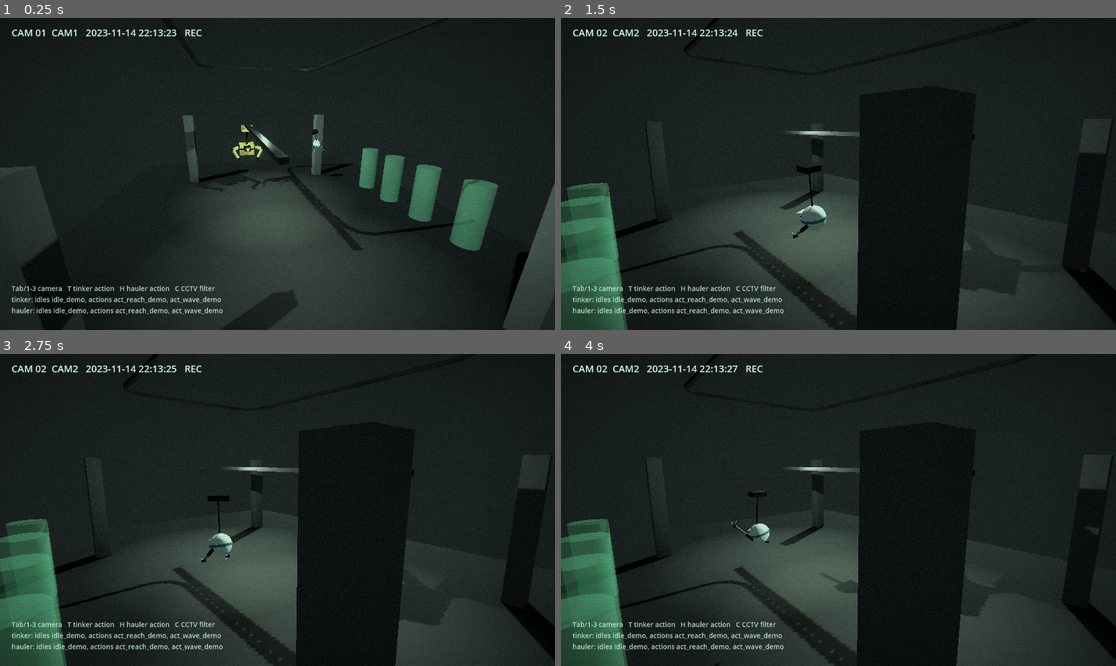
Above: before the commit, frames 1-4 (two rows, left to right).
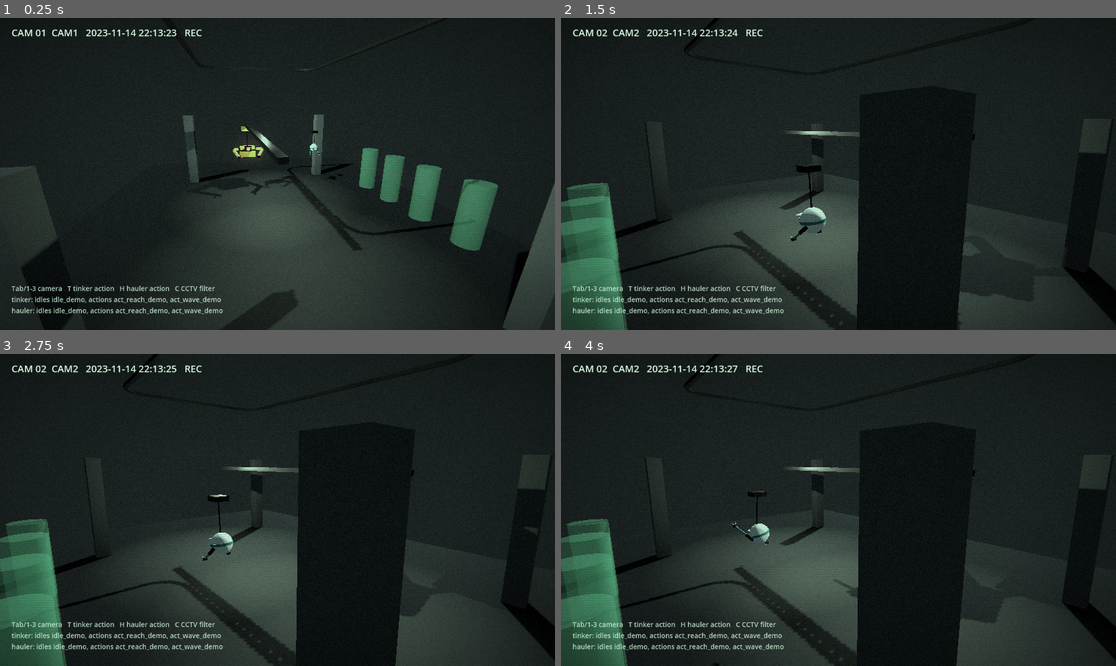
Above: after the commit, the same moments.

Repository: gonkhub/corkLabs
Game: Godot game, scene res://game/demo_facility.tscn
The game is run twice, just before and just after one commit, with the same random seed, the same clock (stepped at 60 frames per second) and the same inputs. This scene is started directly instead of the project's main scene.
Inputs (mouse positions are in pixels of both pictures, inside the frame that each line leads up to):
- Up to frame 1 (0.25 s): no input
- Up to frame 2 (1.5 s): tap Enter at 0.5 s; move the mouse to (960, 158) at 0.52 s; hold Right 0.53-1.25 s; tap Tab at 0.6 s; click (960, 158) at 0.67 s; tap Space at 0.77 s; drag from (727, 189) to (810, 236) at 1.27 s
- Up to frame 3 (2.75 s): move the mouse to (333, 441) at 2.02 s; hold Right from 2.03 s (still down); tap 2 at 2.1 s
- Up to frame 4 (4 s): release Right at 2.75 s; drag from (810, 572) to (672, 463) at 2.77 s; move the mouse to (1005, 556) at 3.52 s; hold Left from 3.53 s (still down); tap T at 3.6 s; tap Space at 3.77 s

The runs differ from the first frame. In frame 1, 0.4% of the frame differs, in the area x 35-61%, y 34-58%; in frame 2, 0.3%; in frame 3, 0.3%; in frame 4, 0.3%.

Commit message:
Flat scenes relaunch themselves with --xr-mode off when started with VR on (fixes stall at splash)
Co-Authored-By: Claude Opus 5.5 <noreply@anthropic.com>

Diff:
--- a/game/demo_director.gd
+++ b/game/demo_director.gd
@@ -31,7 +31,8 @@
 
 
 func _ready() -> void:
-	FlatScreen.disable_xr(get_viewport())
+	if FlatScreen.relaunch_if_xr(self):
+		return
 	_rng.randomize()
 	_use_camera(0)
 	hauler_rider.arrived.connect(_on_hauler_arrived)
--- a/game/demo_facility.tscn
+++ b/game/demo_facility.tscn
@@ -1,4 +1,4 @@
-[gd_scene format=3]
+[gd_scene load_steps=18 format=3 uid="uid://633fgcqhe26g"]
 
 [ext_resource type="Script" path="res://game/demo_director.gd" id="1_director"]
 [ext_resource type="Script" path="res://game/rail_rider.gd" id="2_rider"]
@@ -39,15 +39,10 @@
 [sub_resource type="StandardMaterial3D" id="Mat_pod"]
 transparency = 1
 albedo_color = Color(0.3, 0.9, 0.55, 0.35)
+roughness = 0.1
 emission_enabled = true
 emission = Color(0.2, 0.9, 0.5, 1)
 emission_energy_multiplier = 0.6
-roughness = 0.1
-
-[sub_resource type="StandardMaterial3D" id="Mat_rail"]
-albedo_color = Color(0.4, 0.41, 0.43, 1)
-metallic = 0.85
-roughness = 0.35
 
 [sub_resource type="Curve3D" id="Curve_loop"]
 _data = {
@@ -56,6 +51,11 @@
 }
 point_count = 9
 
+[sub_resource type="StandardMaterial3D" id="Mat_rail"]
+albedo_color = Color(0.4, 0.41, 0.43, 1)
+metallic = 0.85
+roughness = 0.35
+
 [sub_resource type="Curve3D" id="Curve_line"]
 _data = {
 "points": PackedVector3Array(0, 0, 0, 0, 0, 0, -4, 0, 0, 0, 0, 0, 0, 0, 0, 4, 0, 0),
@@ -68,6 +68,14 @@
 
 [sub_resource type="ShaderMaterial" id="Mat_cctv"]
 shader = ExtResource("5_cctv")
+shader_parameter/tint = Vector3(0.82, 1, 0.9)
+shader_parameter/desaturate = 0.55
+shader_parameter/scanline_strength = 0.18
+shader_parameter/scanline_count = 360.0
+shader_parameter/grain = 0.06
+shader_parameter/vignette = 0.9
+shader_parameter/fringe = 0.0015
+shader_parameter/band_strength = 0.05
 
 [node name="DemoFacility" type="Node3D"]
 script = ExtResource("1_director")
@@ -151,10 +159,16 @@
 path_node = NodePath("..")
 path_interval_type = 0
 path_interval = 0.25
+path_simplify_angle = 0.0
 path_rotation = 2
+path_local = false
+path_continuous_u = true
+path_u_distance = 1.0
+path_joined = false
 material = SubResource("Mat_rail")
 
 [node name="Rider" type="PathFollow3D" parent="TinkerRail"]
+transform = Transform3D(-4.37114e-08, 0, -1, 0, 1, 0, 1, 0, -4.37114e-08, -4, 0, -3)
 script = ExtResource("2_rider")
 max_speed = 0.8
 acceleration = 0.6
@@ -167,7 +181,6 @@
 [node name="Tinker" type="Node3D" parent="TinkerRail/Rider/Swing"]
 transform = Transform3D(1, 0, 0, 0, 1, 0, 0, 0, 1, 0, -0.12, 0)
 script = ExtResource("3_actor")
-robot_id = "tinker"
 
 [node name="HaulerRail" type="Path3D" parent="."]
 transform = Transform3D(1, 0, 0, 0, 1, 0, 0, 0, 1, 0, 3.5, 0.8)
@@ -179,6 +192,7 @@
 surface_material_override/0 = SubResource("Mat_rail")
 
 [node name="Rider" type="PathFollow3D" parent="HaulerRail"]
+transform = Transform3D(-4.37114e-08, 0, -1, 0, 1, 0, 1, 0, -4.37114e-08, -4, 0, 0)
 loop = false
 script = ExtResource("2_rider")
 max_speed = 0.7
--- a/game/flat_screen.gd
+++ b/game/flat_screen.gd
@@ -1,15 +1,32 @@
-# VR is switched on for the whole project (the recorder needs it at startup),
-# so every scene you run starts an OpenXR session with the headset. Flat
-# monitor scenes call FlatScreen.disable_xr() first thing, which ends that
-# session so the game renders normally to the window instead of waiting on
-# the headset.
+# VR is switched on for the whole project (the recorder needs it at
+# startup), so every scene you run opens a session with the headset, and a
+# flat monitor scene then never shows its window. Closing the session from
+# inside the game isn't enough, so flat scenes call FlatScreen.relaunch_if_xr()
+# first thing: if VR is running, it starts the same scene again as a new
+# process with VR switched off (--xr-mode off) and quits this one.
+#
+# Side effect: the relaunched game isn't attached to the editor's debugger,
+# so print() output and errors don't show in the Output panel. They go to
+# the log file in %APPDATA%\Godot\app_userdata\corkLabs\logs\ instead.
 class_name FlatScreen
 extends RefCounted
 
 
-static func disable_xr(viewport: Viewport) -> void:
-	viewport.use_xr = false
+# Returns true if the scene is being relaunched (the caller should stop).
+static func relaunch_if_xr(scene: Node) -> bool:
 	var xr := XRServer.find_interface("OpenXR")
-	if xr and xr.is_initialized():
-		xr.uninitialize()
-		print("FlatScreen: OpenXR session closed; running on the monitor.")
+	if xr == null or not xr.is_initialized():
+		return false
+	var args := PackedStringArray([
+		"--path", ProjectSettings.globalize_path("res://"),
+		"--xr-mode", "off",
+		scene.scene_file_path,
+	])
+	var pid := OS.create_process(OS.get_executable_path(), args)
+	if pid <= 0:
+		push_error("FlatScreen: could not relaunch without VR")
+		return false
+	# A normal quit() gets stuck on the VR session, so end this process hard.
+	# The headset runtime cleans the session up when the process is gone.
+	OS.kill(OS.get_process_id())
+	return true
--- a/game/robot_lab.gd
+++ b/game/robot_lab.gd
@@ -33,7 +33,8 @@
 
 
 func _ready() -> void:
-	FlatScreen.disable_xr(get_viewport())
+	if FlatScreen.relaunch_if_xr(self):
+		return
 	take_paths = TakeStore.list()
 	# Start on the newest real take if there is one.
 	take_index = take_paths.size() - 1
--- a/game/robot_lab.tscn
+++ b/game/robot_lab.tscn
@@ -1,4 +1,4 @@
-[gd_scene format=3]
+[gd_scene load_steps=14 format=3 uid="uid://mknefea6vxy"]
 
 [ext_resource type="Script" path="res://game/robot_lab.gd" id="1_lab"]
 
@@ -32,16 +32,6 @@
 metallic = 0.8
 roughness = 0.4
 
-[sub_resource type="BoxMesh" id="Mesh_head"]
-size = Vector3(0.18, 0.1, 0.1)
-
-[sub_resource type="BoxMesh" id="Mesh_hand"]
-size = Vector3(0.05, 0.05, 0.1)
-
-[sub_resource type="StandardMaterial3D" id="Mat_ghost"]
-transparency = 1
-albedo_color = Color(0.3, 0.9, 1, 0.5)
-
 [sub_resource type="CylinderMesh" id="Mesh_mark"]
 top_radius = 0.25
 bottom_radius = 0.25
@@ -49,6 +39,16 @@
 
 [sub_resource type="StandardMaterial3D" id="Mat_mark"]
 albedo_color = Color(1, 0.45, 0.05, 1)
+
+[sub_resource type="BoxMesh" id="Mesh_head"]
+size = Vector3(0.18, 0.1, 0.1)
+
+[sub_resource type="StandardMaterial3D" id="Mat_ghost"]
+transparency = 1
+albedo_color = Color(0.3, 0.9, 1, 0.5)
+
+[sub_resource type="BoxMesh" id="Mesh_hand"]
+size = Vector3(0.05, 0.05, 0.1)
 
 [node name="RobotLab" type="Node3D"]
 script = ExtResource("1_lab")
Not shown: 1 places in game/demo_facility.tscn that only renumber resources
